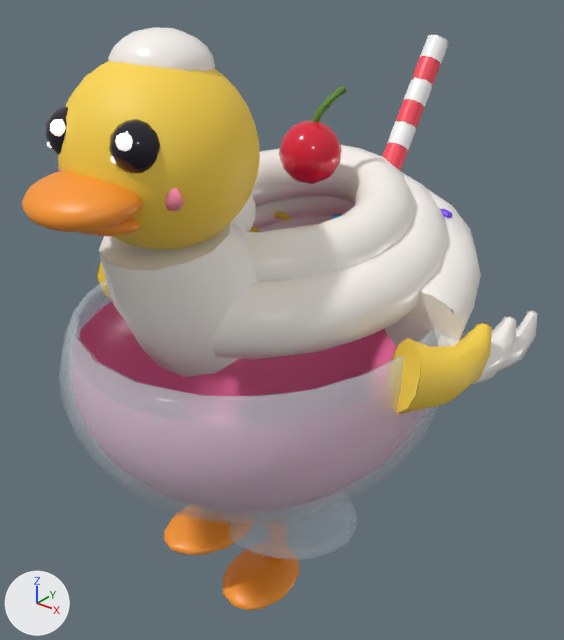
Two versions of the glTF model prototype/matdyr-fase2/modeller/shakeand_lav.glb, one commit apart.
Both versions are drawn from a 50 mm camera at (1.197, -1.474, 1.612) aimed at (-0.025, 0.054, 0.664). Arrows for +X, +Y and +Z are at lower left; the lights stay in place. The older version comes first. Where no turn or scale is listed for an object, it has been applied to the vertices. Vertices at exactly the same position are counted once.

Objects in the first picture: 'bein_hf', 'bein_vf', 'hode', 'kropp', 'vinge_h', 'vinge_v'.
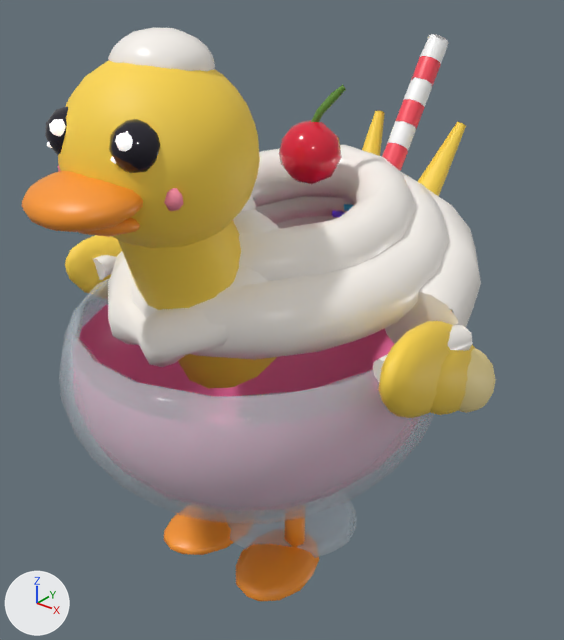
What differs and where, as boxes [x1, y1, x2, y2] in the pictures (564 x 640 px; the box of a moved part takes in the faces that stretch with it):
'kropp', reshaped: before [59, 34, 481, 560]; after [59, 34, 481, 558]
'vinge_h', reshaped, moved (16% narrower): before [391, 311, 538, 414]; after [373, 321, 496, 418]
'bein_hf', moved: before [223, 549, 299, 610]; after [236, 518, 319, 601]
'vinge_v', reshaped, moved (mostly hidden before): before [96, 261, 106, 284]; after [65, 235, 122, 293]
part 1 of me_sphere_018, rebuilt: before [98, 221, 258, 377]; after [108, 210, 280, 367]
part 2 of me_sphere_018, deleted (mostly hidden): before [250, 209, 452, 232]
part 3 of me_sphere_018, moved or reshaped: before [70, 35, 481, 560]; after [70, 34, 481, 550]
part 4 of me_fjaer10_001, moved or reshaped: before [475, 323, 491, 327]; after [373, 360, 384, 382]
part 5 of me_fjaer10_001, rebuilt: before [438, 317, 516, 384]; after [430, 345, 475, 415]
part 6 of me_fjaer10_001, rebuilt: before [391, 324, 492, 414]; after [379, 321, 453, 418]
part 7 of me_fjaer10_001, added (yellow): after [458, 348, 496, 413]
part 8 of me_fjaer10_001, added: after [374, 324, 473, 362]
part 9 of me_fjaer10_001, cut back: before [459, 311, 537, 371]; after [460, 325, 469, 331]
part 10 of me_fjaer_10_001, moved or reshaped (not visible before): after [92, 258, 105, 280]
part 11 of me_fjaer_10_001, rebuilt (mostly hidden before): before [96, 261, 106, 284]; after [65, 235, 122, 293]
part 12 of me_fjaer_10_001, added: after [94, 255, 117, 278]

Edits to the bpy script that builds the scene:
```text
Change me_sphere_018:
    remove me_sphere_018.from_pydata(...)  # 2805 vertices, 4424 faces; spans x -0.483..0.496, y -0.6..0.808, z 0.011..1.359
    add me_sphere_018.from_pydata(...)  # 2614 vertices, 3995 faces; spans x -0.483..0.496, y -0.602..0.808, z 0.011..1.36
    me_sphere_018 part 1: the loose piece of 67 vertices spanning x -0.192..0.192, y -0.52..-0.128, z 0.708..1.068 is rebuilt with 126 vertices and now spans x -0.227..0.198, y -0.493..-0.094, z 0.752..1.045
    me_sphere_018 part 2: 47 loose pieces with 486 vertices, spanning x -0.313..0.3, y -0.242..0.411, z 0.87..0.957, are deleted
    me_sphere_018 part 3: 19 vertices moved from x -0.381..0.418, y -0.528..0.488, z 0.04..1.183 to x -0.359..0.435, y -0.515..0.519, z 0.04..1.186; 637 vertices removed from x -0.481..0.481, y -0.6..0.787, z 0.023..1.359; 837 vertices added at x -0.476..0.496, y -0.602..0.782, z 0.023..1.36
    other edits to the shape of me_sphere_018 do not show in these pictures
    add me_sphere_018.materials.append(mat_and_gul)  # yellow #ffd84a
Change me_fjaer10_001:
    remove me_fjaer10_001.from_pydata(...)  # 177 vertices, 246 faces; spans x -0.063..0.118, y -0.057..0.598, z -0.144..0.081
    add me_fjaer10_001.from_pydata(...)  # 350 vertices, 644 faces; spans x -0.046..0.092, y -0.087..0.485, z -0.25..0.111
    me_fjaer10_001 part 4: the loose piece of 12 vertices spanning x 0.04..0.08, y 0.259..0.281, z 0.012..0.048 is multiplied about its middle by the matrix ((1.468, 0.745, 0.284), (-0.797, 1.372, 0.52), (-0.001, -0.593, 1.561)), then moved by (-0.06, -0.29, 0.0), in mat_krem (white #fffaf4)
    me_fjaer10_001 part 5: the loose piece of 47 vertices spanning x -0.057..0.114, y 0.109..0.442, z -0.115..0.029 is rebuilt with 98 vertices and now spans x -0.035..0.083, y 0.04..0.44, z -0.211..0.051, in mat_and_gul (yellow #ffd84a)
    me_fjaer10_001 part 6: the loose piece of 47 vertices spanning x -0.063..0.118, y -0.057..0.281, z -0.083..0.081 is rebuilt with 102 vertices and now spans x -0.046..0.076, y -0.087..0.367, z -0.151..0.111
    me_fjaer10_001 part 7: a new loose piece of 91 vertices spanning x -0.023..0.092, y 0.175..0.485, z -0.25..-0.01, in mat_and_lys (yellow #ffe9a0)
    me_fjaer10_001 part 8: a new loose piece of 35 vertices spanning x -0.034..0.066, y -0.028..0.269, z -0.024..0.071, in mat_krem (white #fffaf4)
    me_fjaer10_001 part 9: 47 vertices removed from x -0.048..0.102, y 0.279..0.598, z -0.144..-0.022; 12 vertices added at x -0.005..0.065, y 0.25..0.27, z -0.024..0.044
    other edits to the shape of me_fjaer10_001 do not show in these pictures
    add me_fjaer10_001.materials.append(mat_and_lys)  # yellow #ffe9a0
Change me_fjaer_10_001:
    remove me_fjaer_10_001.from_pydata(...)  # 177 vertices, 246 faces; spans x -0.118..0.063, y -0.057..0.598, z -0.144..0.081
    add me_fjaer_10_001.from_pydata(...)  # 350 vertices, 644 faces; spans x -0.092..0.047, y -0.087..0.485, z -0.25..0.111
    me_fjaer_10_001 part 10: the loose piece of 12 vertices spanning x -0.08..-0.04, y 0.259..0.281, z 0.012..0.048 is multiplied about its middle by the matrix ((1.468, -0.745, -0.284), (0.797, 1.372, 0.52), (0.001, -0.593, 1.561)), then moved by (0.06, -0.29, 0.0), in mat_krem (white #fffaf4)
    me_fjaer_10_001 part 11: the loose piece of 47 vertices spanning x -0.118..0.063, y -0.057..0.281, z -0.083..0.081 is rebuilt with 102 vertices and now spans x -0.075..0.047, y -0.087..0.367, z -0.151..0.111
    me_fjaer_10_001 part 12: a new loose piece of 35 vertices spanning x -0.066..0.034, y -0.028..0.269, z -0.024..0.071, in mat_krem (white #fffaf4)
    other edits to the shape of me_fjaer_10_001 do not show in these pictures
    add me_fjaer_10_001.materials.append(mat_and_lys)  # yellow #ffe9a0
Change ob_bein_hf:
    ob_bein_hf.location: (0.0, 0.0, 0.0) -> (0.13, -0.08, 0.18)
Change ob_vinge_h:
    ob_vinge_h.location: (0.46, -0.12, 0.74) -> (0.47, -0.2, 0.76)
Change ob_vinge_v:
    ob_vinge_v.location: (-0.46, -0.12, 0.74) -> (-0.47, -0.2, 0.76)
```
